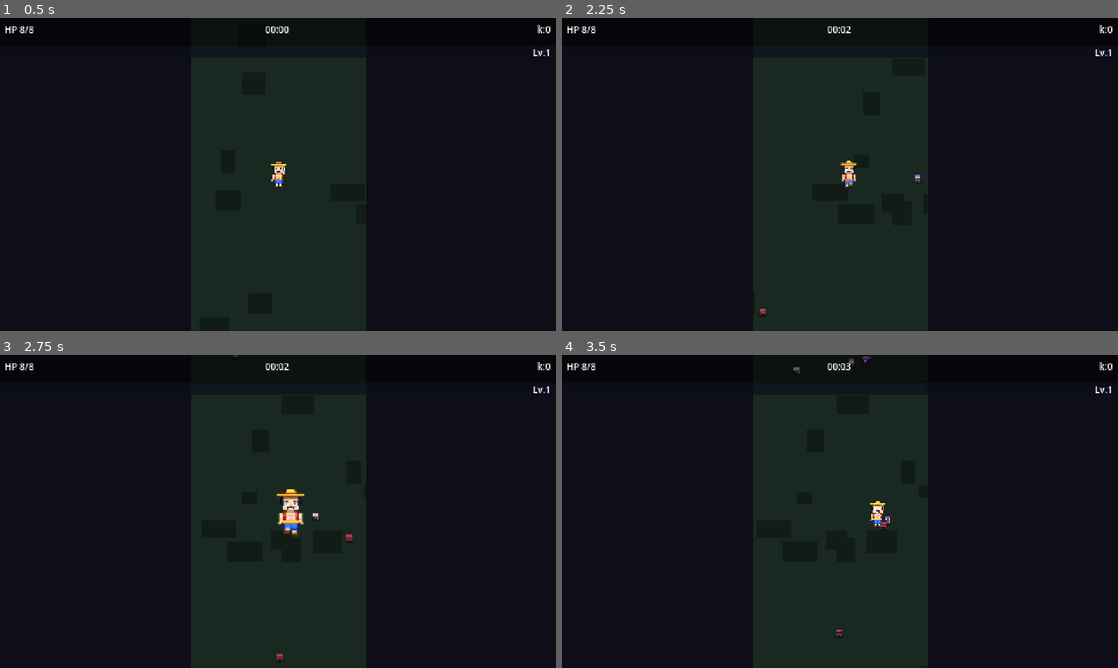
Above: before the commit, frames 1-4 (two rows, left to right).
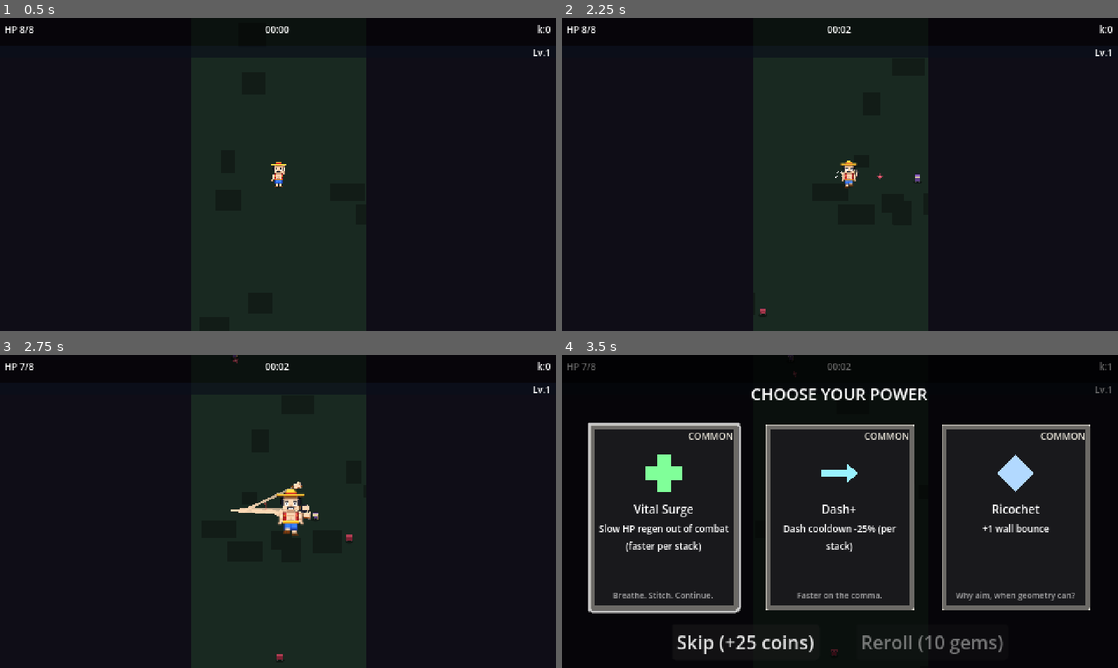
Above: after the commit, the same moments.

Repository: Veton8/POE
Game: Godot game, scene res://scenes/modes/Endless.tscn
The game is run twice, just before and just after one commit, with the same random seed, the same clock (stepped at 60 frames per second) and the same inputs. This scene is started directly instead of the project's main scene.
Inputs (mouse positions are in pixels of both pictures, inside the frame that each line leads up to):
- Up to frame 1 (0.5 s): no input
- Up to frame 2 (2.25 s): move the mouse to (962, 158) at 0.52 s; hold D (move_right) 0.53-1.25 s; hold R (ability_e) 0.53-1.25 s; click (962, 158) at 0.67 s; drag from (728, 190) to (812, 237) at 1.27 s; move the mouse to (895, 105) at 2.02 s; hold D (move_right) from 2.03 s (still down); hold E (ability_w) from 2.03 s (still down)
- Up to frame 3 (2.75 s): keep holding D (move_right); keep holding E (ability_w)
- Up to frame 4 (3.5 s): release D (move_right) at 2.75 s; release E (ability_w) at 2.75 s; drag from (812, 574) to (673, 464) at 2.77 s

Frame 1 is identical in both runs. In frame 2, less than 0.1% of the frame differs, in the area x 49-58%, y 48-52%; in frame 3, 0.4%; in frame 4, 20%, in the area x 0-99%, y 0-100%.

Commit message:
Fix bullets/VFX rendering outside the SubViewport in endless mode
Symptom: in endless mode bullets and particle VFX were spawning in
world coordinates that map to off-screen positions in the OS window
because the rendering host was wrong.

Root cause:
- BulletPool kept bullets as children of /root/BulletPool/<container>
  (autoload tree), which renders to the project's main viewport
  (480×270 landscape) — not the SubViewport (270×480 portrait) that
  endless mode uses.
- VFX.spawn_*() called get_tree().current_scene.add_child(), which is
  the Endless run scene root — outside the SubViewport sibling.

Fix: both autoloads now expose
  set_world_root(node) / clear_world_root()
The override targets the SubViewport's world Node2D when set; falls
back to the default container if the override is null or freed (auto-
clear). Existing pooled bullets are reparented when the override
changes so the SubViewport camera picks them up.

Endless._ready() sets both overrides immediately after building the
render tree. Endless._exit_tree() clears them before the SubViewport
tears down so bullets reparent back to the autoload container before
the world Node2D disappears (avoids leaving freed Node refs in the
BulletPool dictionary).

Dungeon mode unchanged — it never calls set_world_root, so behavior
matches the previous code path exactly.

Co-Authored-By: Claude Opus 4.7 (1M context) <noreply@anthropic.com>

Diff:
--- a/autoloads/BulletPool.gd
+++ b/autoloads/BulletPool.gd
@@ -3,24 +3,68 @@
 const POOL_SIZE := 256
 
 var _pools: Dictionary = {}
-var _container: Node2D
+var _default_container: Node2D
+# Optional override — when a scene (e.g. endless mode) renders into a
+# SubViewport, it sets this so pooled bullets parent to its world and
+# are picked up by the SubViewport's camera transform. Stale refs
+# auto-clear on next access (handles scene-tear-down).
+var _world_root: Node2D = null
+
 
 func _ready() -> void:
-	_container = Node2D.new()
-	_container.name = "BulletPoolContainer"
-	add_child(_container)
+	_default_container = Node2D.new()
+	_default_container.name = "BulletPoolContainer"
+	add_child(_default_container)
+
+
+func set_world_root(node: Node2D) -> void:
+	_world_root = node
+	_reparent_all_pooled()
+
+
+func clear_world_root() -> void:
+	_world_root = null
+	_reparent_all_pooled()
+
+
+func _container() -> Node2D:
+	if _world_root != null and is_instance_valid(_world_root):
+		return _world_root
+	_world_root = null
+	return _default_container
+
+
+func _reparent_all_pooled() -> void:
+	var c: Node2D = _container()
+	for arr_v: Variant in _pools.values():
+		var arr: Array = arr_v as Array
+		for b: Node2D in arr:
+			if not is_instance_valid(b):
+				continue
+			if b.get_parent() != c:
+				_safe_reparent(b, c)
+
+
+func _safe_reparent(b: Node2D, new_parent: Node) -> void:
+	var old: Node = b.get_parent()
+	if old != null:
+		old.remove_child(b)
+	new_parent.add_child(b)
+
 
 func warm(scene: PackedScene, n: int = POOL_SIZE) -> void:
 	var arr: Array = _pools.get(scene, [])
+	var c: Node2D = _container()
 	for i in n:
 		var b: Node2D = scene.instantiate() as Node2D
 		if b == null:
 			continue
 		b.set_meta("pool_scene", scene)
-		_container.add_child(b)
+		c.add_child(b)
 		_disable(b)
 		arr.append(b)
 	_pools[scene] = arr
+
 
 func acquire(scene: PackedScene) -> Node2D:
 	var arr: Array = _pools.get(scene, [])
@@ -30,8 +74,12 @@
 	if arr.is_empty():
 		return null
 	var b: Node2D = arr.pop_back()
+	var c: Node2D = _container()
+	if b.get_parent() != c:
+		_safe_reparent(b, c)
 	_enable(b)
 	return b
+
 
 func release(b: Node2D) -> void:
 	if not is_instance_valid(b):
@@ -41,9 +89,13 @@
 	if scene == null:
 		b.queue_free()
 		return
+	var c: Node2D = _container()
+	if b.get_parent() != c:
+		_safe_reparent(b, c)
 	var arr: Array = _pools.get(scene, [])
 	arr.append(b)
 	_pools[scene] = arr
+
 
 func _enable(b: Node2D) -> void:
 	b.visible = true
@@ -53,6 +105,7 @@
 	if cs != null:
 		cs.set_deferred("disabled", false)
 
+
 func _disable(b: Node2D) -> void:
 	b.visible = false
 	b.set_process(false)
--- a/autoloads/VFX.gd
+++ b/autoloads/VFX.gd
@@ -4,6 +4,27 @@
 @export var death_particles_scene: PackedScene = preload("res://scenes/vfx/DeathParticles.tscn")
 @export var muzzle_flash_scene: PackedScene = preload("res://scenes/vfx/MuzzleFlash.tscn")
 @export var damage_number_scene: PackedScene = preload("res://scenes/vfx/DamageNumber.tscn")
+
+# Optional override — endless mode (or any SubViewport scene) calls
+# set_world_root() so VFX particles parent to the SubViewport's world
+# instead of the run scene root. Stale refs auto-clear.
+var _world_root: Node = null
+
+
+func set_world_root(node: Node) -> void:
+	_world_root = node
+
+
+func clear_world_root() -> void:
+	_world_root = null
+
+
+func _host() -> Node:
+	if _world_root != null and is_instance_valid(_world_root):
+		return _world_root
+	_world_root = null
+	return get_tree().current_scene
+
 
 func screen_shake(amount: float, duration: float = 0.15) -> void:
 	Events.screen_shake.emit(amount, duration)
@@ -14,7 +35,7 @@
 	var p: Node2D = hit_particles_scene.instantiate() as Node2D
 	if p == null:
 		return
-	get_tree().current_scene.add_child(p)
+	_host().add_child(p)
 	p.global_position = pos
 	if dir != Vector2.ZERO:
 		p.rotation = dir.angle()
@@ -27,7 +48,7 @@
 	var p: Node2D = death_particles_scene.instantiate() as Node2D
 	if p == null:
 		return
-	get_tree().current_scene.add_child(p)
+	_host().add_child(p)
 	p.global_position = pos
 	if p.has_method("emit_burst"):
 		p.call("emit_burst")
@@ -38,7 +59,7 @@
 	var p: Node2D = muzzle_flash_scene.instantiate() as Node2D
 	if p == null:
 		return
-	get_tree().current_scene.add_child(p)
+	_host().add_child(p)
 	p.global_position = pos
 	p.rotation = dir.angle()
 	if p.has_method("emit_burst"):
@@ -50,7 +71,7 @@
 	var d: Label = damage_number_scene.instantiate() as Label
 	if d == null:
 		return
-	get_tree().current_scene.add_child(d)
+	_host().add_child(d)
 	d.global_position = pos + Vector2(randf_range(-4, 4), -8)
 	if d.has_method("popup"):
 		d.call("popup", value, crit, color)
--- a/project.godot
+++ b/project.godot
@@ -110,8 +110,8 @@
 [rendering]
 
 textures/canvas_textures/default_texture_filter=0
+renderer/rendering_method="mobile"
 textures/vram_compression/import_etc2_astc=true
-renderer/rendering_method="mobile"
 environment/defaults/default_clear_color=Color(0.06, 0.05, 0.09, 1)
 2d/snap/snap_2d_transforms_to_pixel=true
 2d/snap/snap_2d_vertices_to_pixel=true
--- a/scenes/modes/Endless.gd
+++ b/scenes/modes/Endless.gd
@@ -40,6 +40,11 @@
 	randomize()
 	_ensure_run_stats()
 	_build_render_tree()
+	# Bullets and VFX must spawn inside the SubViewport's world so the
+	# camera transform applies. These overrides are cleared in _exit_tree
+	# (and on death/quit transitions).
+	BulletPool.set_world_root(_world)
+	VFX.set_world_root(_world)
 	_build_world_floor()
 	_build_slow_zones()
 	_spawn_player()
@@ -52,6 +57,13 @@
 		var um: Node = get_node("/root/UpgradeManager")
 		if um.has_method("reset_for_new_run"):
 			um.call("reset_for_new_run")
+
+
+func _exit_tree() -> void:
+	# Reparent pooled bullets back to the autoload container before our
+	# SubViewport disappears, otherwise the pool entries become invalid.
+	BulletPool.clear_world_root()
+	VFX.clear_world_root()
 
 
 func _ensure_run_stats() -> void:
Not shown, added: autoloads/AutocastModifierRegistry.gd.uid
Not shown, added: autoloads/MarkRegistry.gd.uid
Not shown, added: scenes/components/AutocastTicker.gd.uid
Not shown, added: scenes/components/CharacterAbilityAutocastWrapper.gd.uid
Not shown, added: scenes/modes/Endless.gd.uid
Not shown, added: scenes/modes/EndlessHUD.gd.uid
Not shown, added: scenes/modes/EndlessSpawner.gd.uid
Not shown, added: scenes/modes/SlowZone.gd.uid
Not shown, added: scenes/modes/XPOrb.gd.uid
